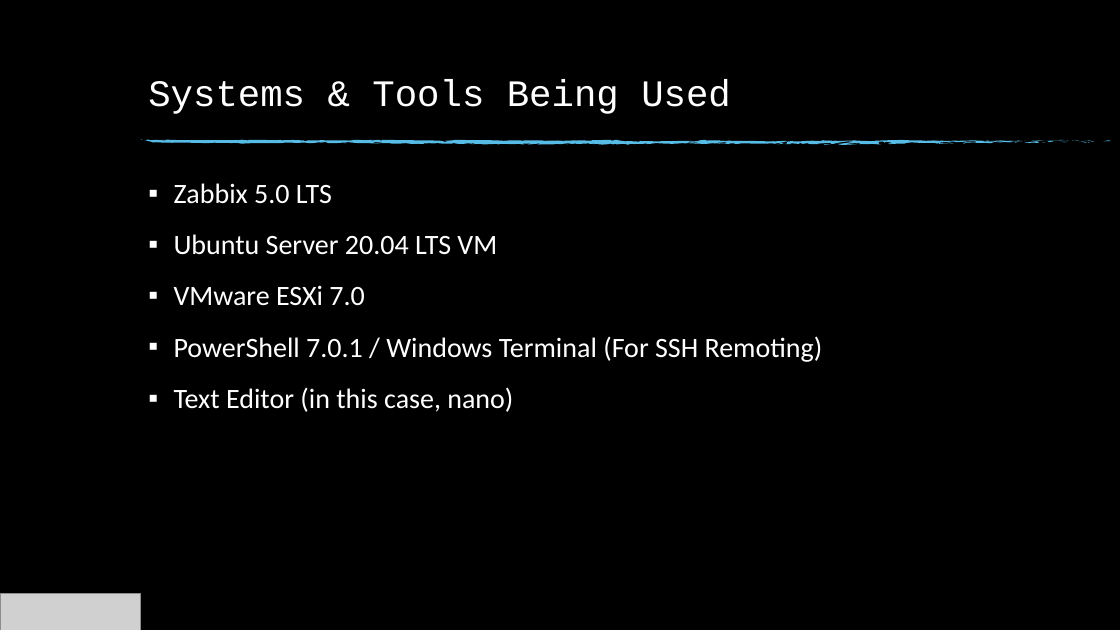
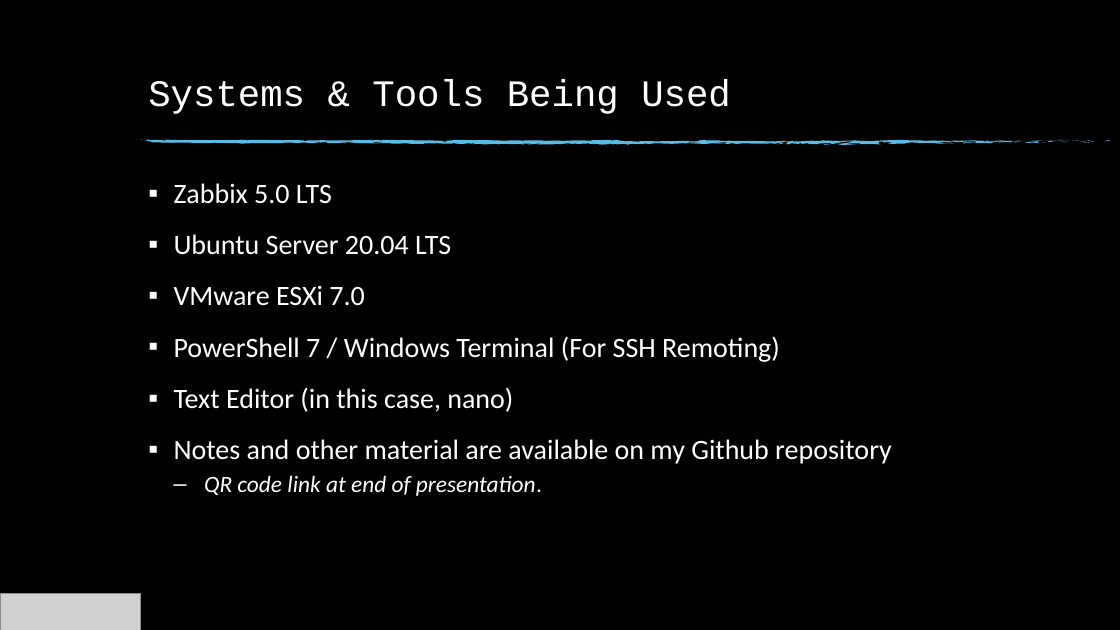
Before and after one commit to billkindle/FWVMUG_June_2020_Enterprise_Monitoring_With_Zabbix, a slide deck: slide 4 of FWVMUG_June_2020_Monitoring_ESXi_Zabbix.pptx. Drawn at 1120x630 pixels with LibreOffice and Linux fonts; fonts in the diff are those of the drawing; grey boxes stand for pictures; background and template pictures are left out. Boxes give left, top, right and bottom in pixels: in the first picture for what was removed or moved away, otherwise in the second. Text is boxed around its words. In the diff, an @@ line names an element or a change of style, - is before the commit and + after.

```diff
--- a/FWVMUG_June_2020_Monitoring_ESXi_Zabbix.pptx
+++ b/FWVMUG_June_2020_Monitoring_ESXi_Zabbix.pptx
@@ text at (x1=174, y1=234, x2=451, y2=255): text changed @@
-▪ Ubuntu Server 20.04 LTS VM
+▪ Ubuntu Server 20.04 LTS
@@ text at (x1=174, y1=336, x2=780, y2=362): text changed @@
-▪ PowerShell 7.0.1 / Windows Terminal (For SSH Remoting)
+▪ PowerShell 7 / Windows Terminal (For SSH Remoting)
@@ text at (x1=174, y1=439, x2=892, y2=496): paragraphs added @@
+▪ Notes and other material are available on my Github repository
+  – QR code link at end of presentation.
```
Also in this commit, not shown: 5 other slides changed, 3 slides added, 3 slides removed, 2 other files.
